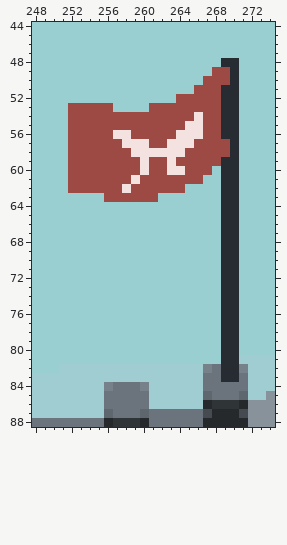
Pixel-art file, stored at Wog Game/Environment/Assets/HouseBridgeColor.ase. That is the earlier state.
384x208 pixels, 1 frame. Colours within 5 levels of each other are drawn and written as one. Shown: x 248..274, y 44..88. The commit also changed other parts of the picture, which this record leaves out.
Now the later version:
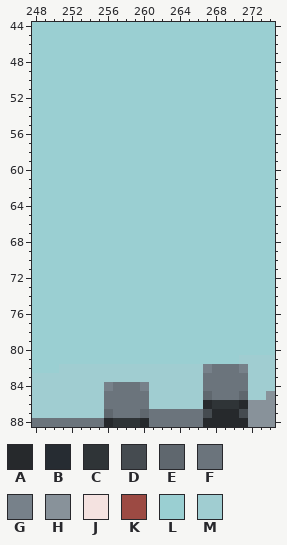
Palette (. is transparent): A #26292c  B #262c32  C #2f3437  D #454b50  E #5f676e  F #6b747c  G #77818a  H #88929a  J #f4e2e0  K #9c4a43  L #9acfd2  M #a0cdd1
What changed:
layer "Walls" now hidden
layer "Buildings" now hidden
layer "Back" added
Changed rows in their new state; - is an unchanged pixel.
first column x 252:
48 -----------------LL
49 ----------------LLL
50 ---------------LLLL
51 --------------LLLLL
52 ------------LLLLLLL
53 LLLLL----LLLLLLLLLL
54 LLLLLLLLLLLLLLLLLLL
55 LLLLLLLLLLLLLLLLLLL
56 LLLLLLLLLLLLLLLLLLL
57 LLLLLLLLLLLLLLLLLLL
58 LLLLLLLLLLLLLLLLLLL
59 LLLLLLLLLLLLLLLLLLL
60 LLLLLLLLLLLLLLLL-LL
61 LLLLLLLLLLLLLLL--LL
62 LLLLLLLLLLLLL----LL
63 ----LLLLLL-------LL
64 -----------------LL
65 -----------------LL
66 -----------------LL
67 -----------------LL
68 -----------------LL
69 -----------------LL
70 -----------------LL
71 -----------------LL
72 -----------------LL
73 -----------------LL
74 -----------------LL
75 -----------------LL
76 -----------------LL
77 -----------------LL
78 -----------------LL
79 -----------------LL
80 -----------------LL
81 -----------------LL
82 -----------------FF
83 -----------------FF
